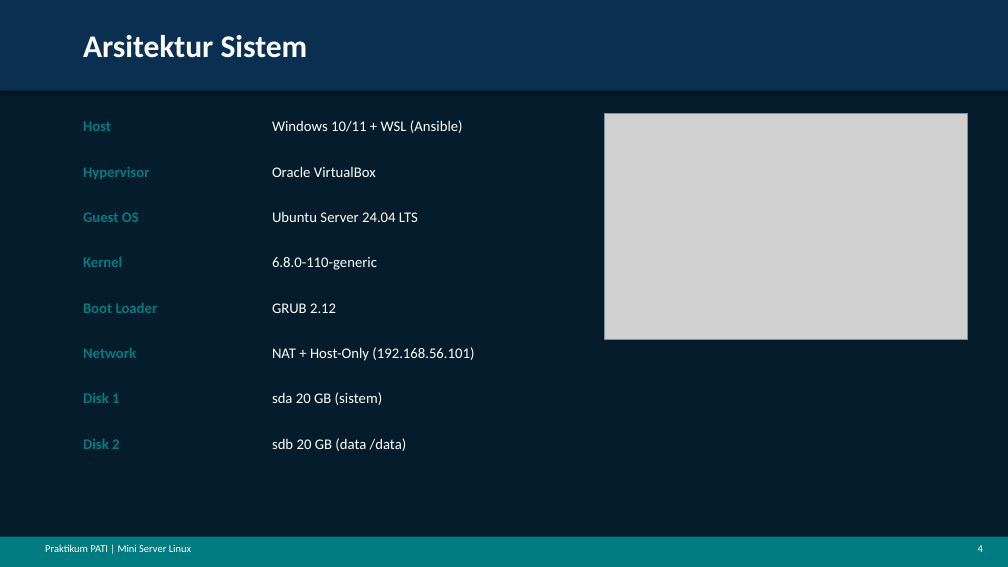
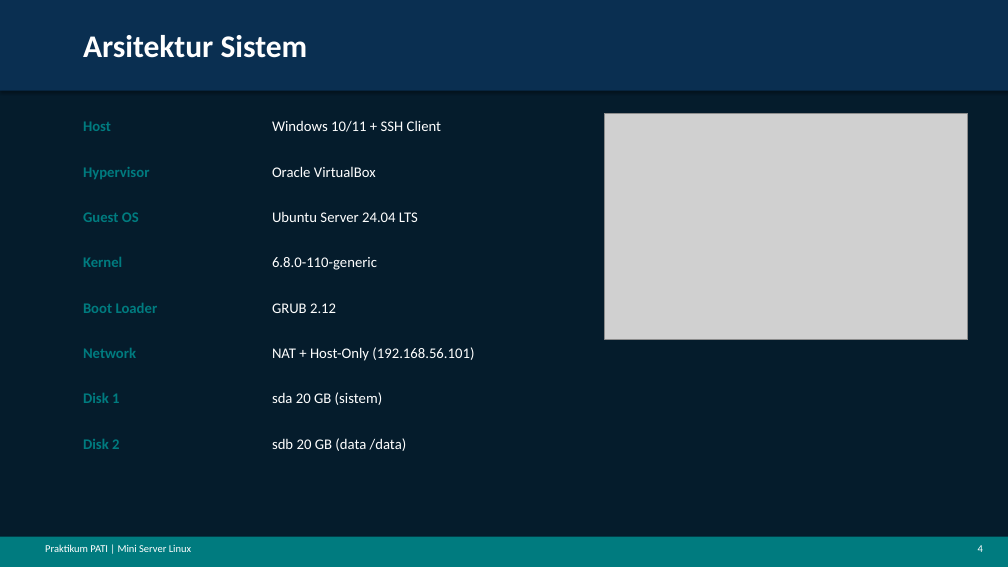
Before and after one commit to Elvand-Lie/SysAdmin-Works, a slide deck: slide 4 of Presentasi_SysAdmin_McKinsey.pptx. Drawn at 1008x567 pixels with LibreOffice and Linux fonts; fonts in the diff are those of the drawing; grey boxes stand for pictures. Boxes give left, top, right and bottom in pixels: in the first picture for what was removed or moved away, otherwise in the second. Text is boxed around its words. In the diff, an @@ line names an element or a change of style, - is before the commit and + after.

Commit message:
Remove AI formatting symbols and Ansible references

```diff
--- a/Presentasi_SysAdmin_McKinsey.pptx
+++ b/Presentasi_SysAdmin_McKinsey.pptx
@@ text at (x1=272, y1=120, x2=441, y2=132): text changed @@
-Windows 10/11 + WSL (Ansible)
+Windows 10/11 + SSH Client
```
Also in this commit, not shown: 3 other slides changed, 2 other files.
